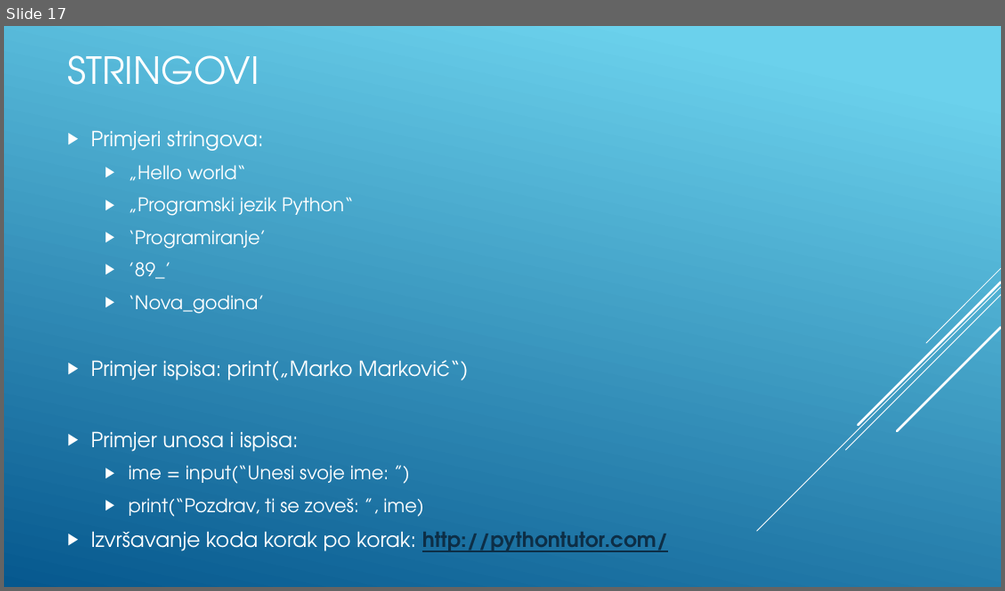
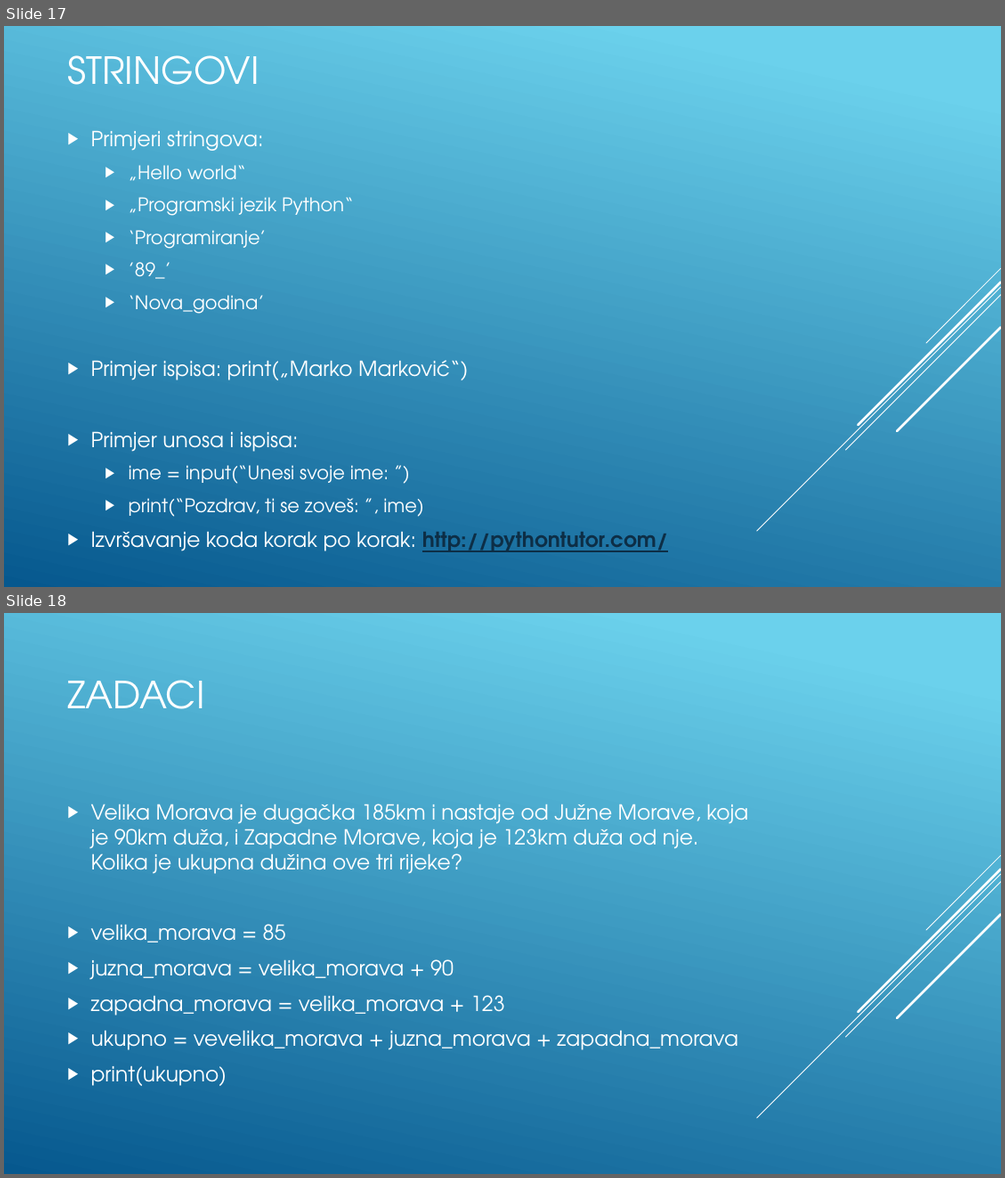
Before and after one commit to BaDnja/Kursevi, a slide deck: Python/Python-Osnovni-kurs/Izracunavanje/1-Osnovne aritmeticke operacije i primjena/Prezentacija.pptx. Shown one above the other, each under a label of ours: slide 17 before the commit, slides 17 and 18 after it. The pictures are 1005x591 and 1005x1178 pixels, drawn with LibreOffice and Linux fonts; fonts in the diff are those of the drawing. Boxes give left, top, right and bottom in pixels: in the first picture for what was removed or moved away, otherwise in the second. Text is boxed around its words. In the diff, an @@ line names an element or a change of style, - is before the commit and + after.

```diff
--- a/Python/Python-Osnovni-kurs/Izracunavanje/1-Osnovne aritmeticke operacije i primjena/Prezentacija.pptx
+++ b/Python/Python-Osnovni-kurs/Izracunavanje/1-Osnovne aritmeticke operacije i primjena/Prezentacija.pptx
@@ slide 18 added at (x1=4, y1=613, x2=1001, y2=1174), background gradient #6ED2EB to #06588E; not listed: 5 template elements that a slide beside it also shows @@
@@ title added at (x1=67, y1=680, x2=204, y2=709), 36 pt, text #FFFFFF @@
+ZADACI
@@ text added at (x1=91, y1=803, x2=748, y2=1086), 20 pt, text #FFFFFF @@
+▶ Velika Morava je dugačka 185km i nastaje od Južne Morave, koja je 90km duža, i Zapadne Morave, koja je 123km duža od nje. Kolika je ukupna dužina ove tri rijeke?
+▶ velika_morava = 85
+▶ juzna_morava = velika_morava + 90
+▶ zapadna_morava = velika_morava + 123
+▶ ukupno = vevelika_morava + juzna_morava + zapadna_morava
+▶ print(ukupno)
```
Also in this commit, not shown: 1 slide removed.
